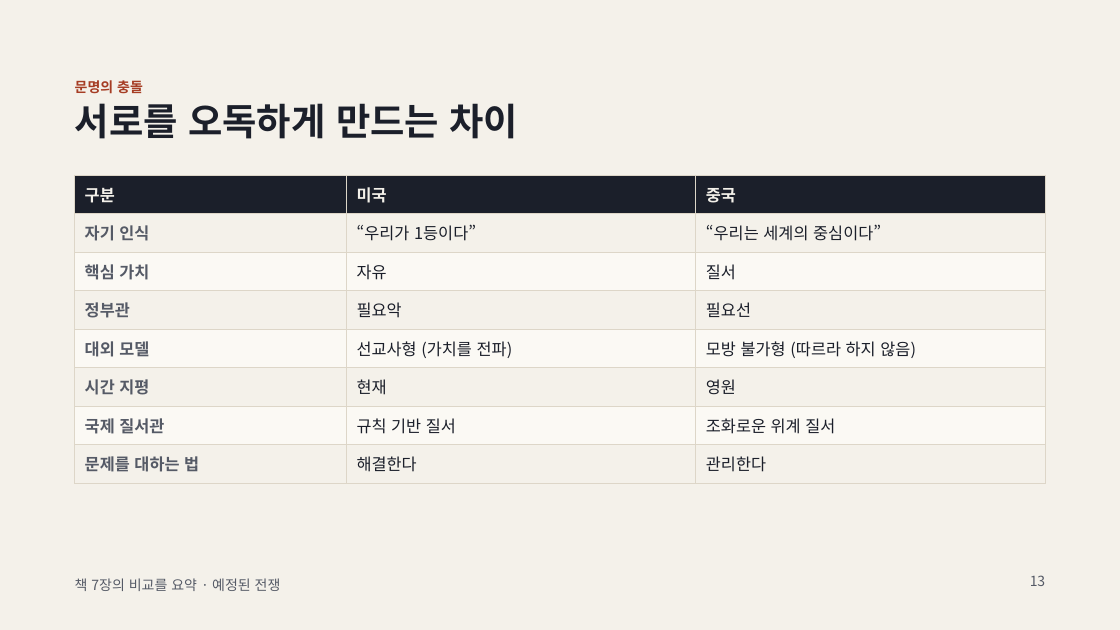
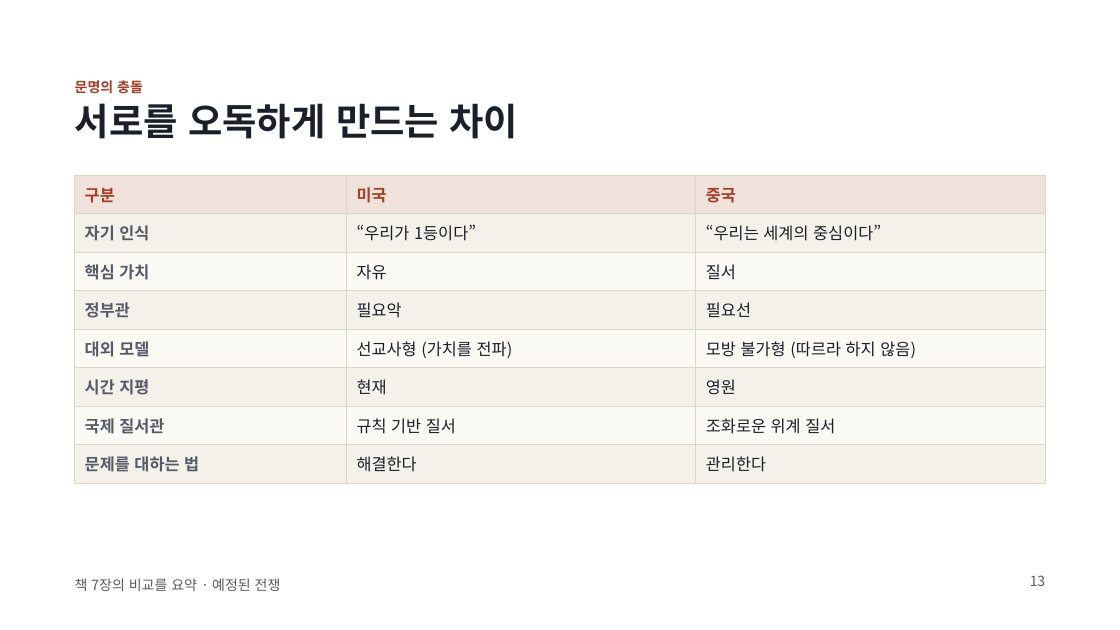
Before and after one commit to hpark1947/Politics, a slide deck: slide 13 of 발표자료/예정된 전쟁.pptx. Drawn at 1120x630 pixels with LibreOffice and Linux fonts; fonts in the diff are those of the drawing. Boxes give left, top, right and bottom in pixels: in the first picture for what was removed or moved away, otherwise in the second. Text is boxed around its words. In the diff, an @@ line names an element or a change of style, - is before the commit and + after.

```diff
--- a/발표자료/예정된 전쟁.pptx
+++ b/발표자료/예정된 전쟁.pptx
@@ background #F4F1EA to #FFFFFF @@
@@ table at bbox=[75, 175, 1046, 476] @@
@@ fill #1B1F2A to #EFE2DA in row 1 @@
@@ text colour #F4F1EA to #A63D24 in "구분", "미국", "중국" @@
```
Also in this commit, not shown: 19 other slides changed.
